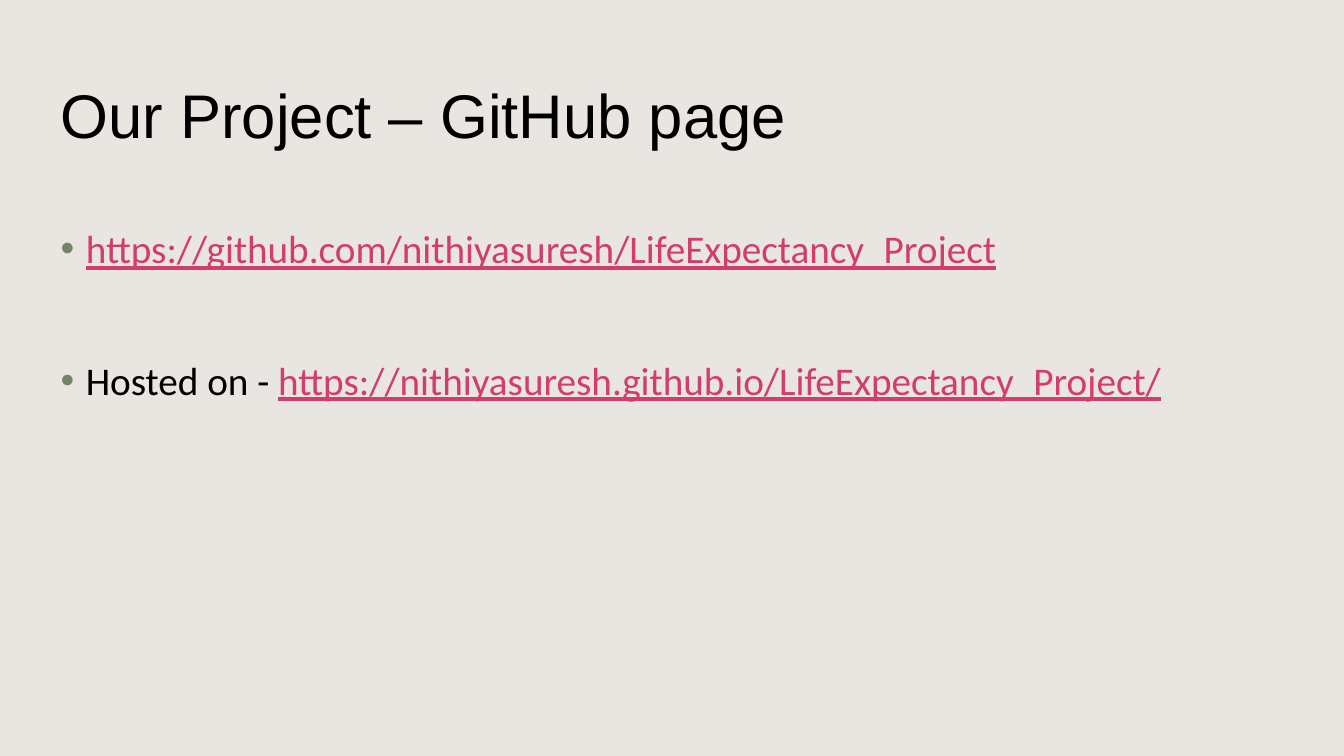
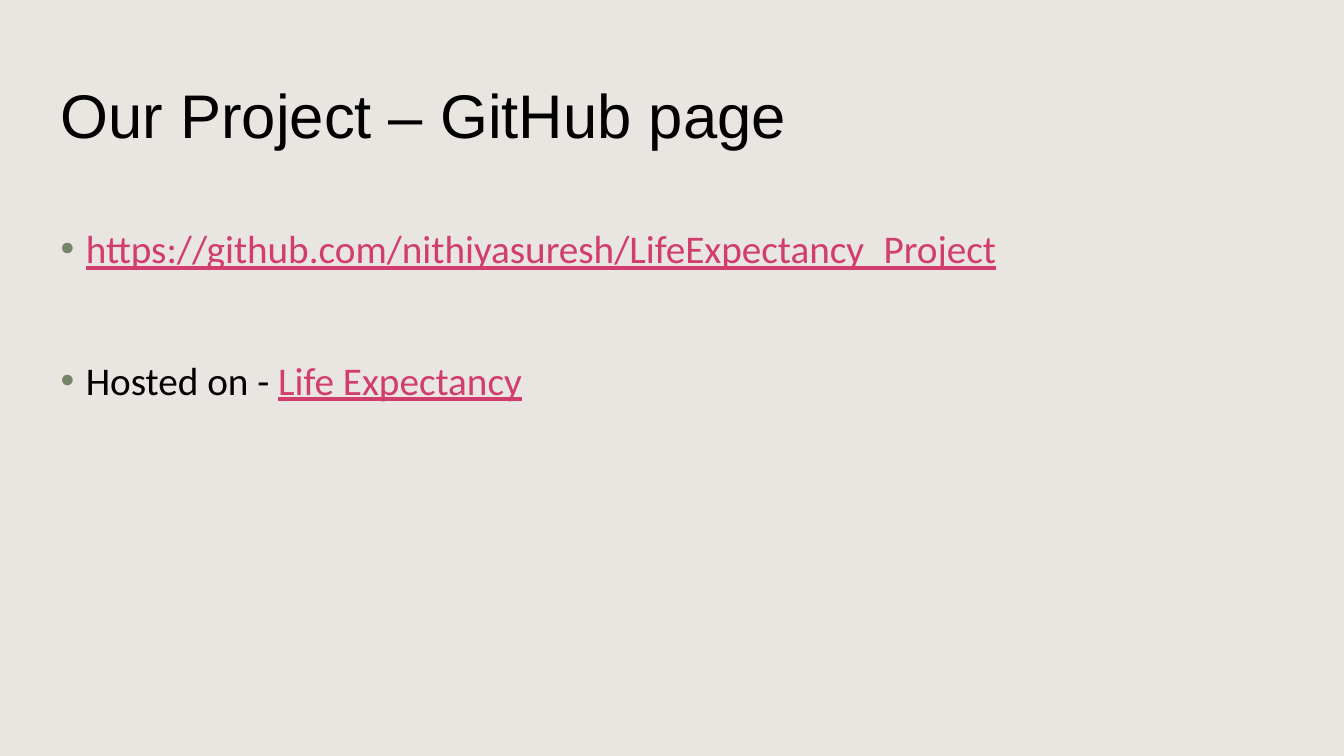
Before and after one commit to nithiyasuresh/LifeExpectancy_Project, a slide deck: slide 6 of Proposal Presentation/Life Expectancy presentation.pptx. Drawn at 1344x756 pixels with LibreOffice and Linux fonts; fonts in the diff are those of the drawing; background and template pictures are left out. Boxes give left, top, right and bottom in pixels: in the first picture for what was removed or moved away, otherwise in the second. Text is boxed around its words. In the diff, an @@ line names an element or a change of style, - is before the commit and + after.

```diff
--- a/Proposal Presentation/Life Expectancy presentation.pptx
+++ b/Proposal Presentation/Life Expectancy presentation.pptx
@@ text at bbox=[86, 367, 522, 402]: text changed @@
-• Hosted on - https://nithiyasuresh.github.io/LifeExpectancy_Project/
+• Hosted on - Life Expectancy
```
Also in this commit, not shown: 1 other slide changed, 1 slide added.
